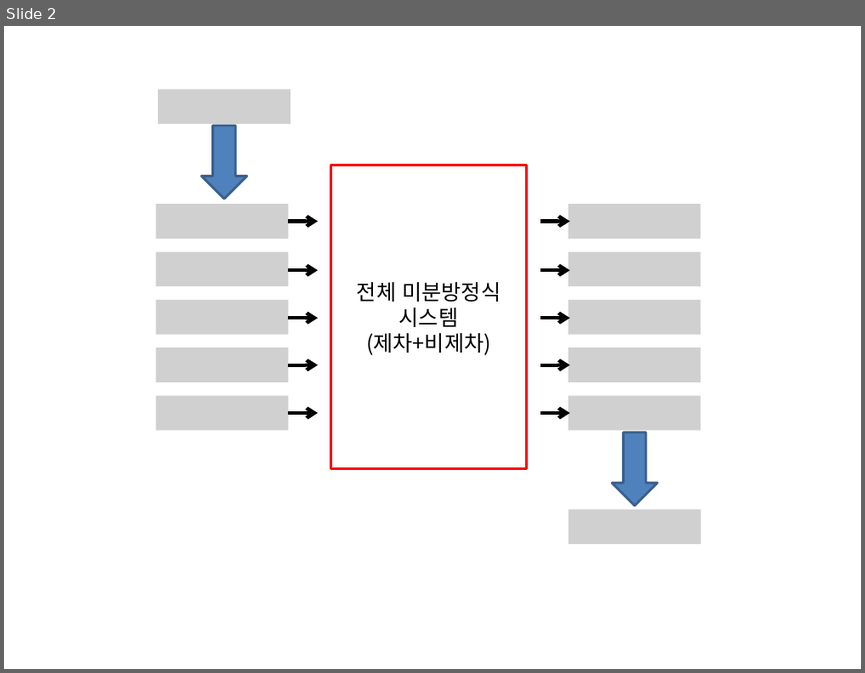
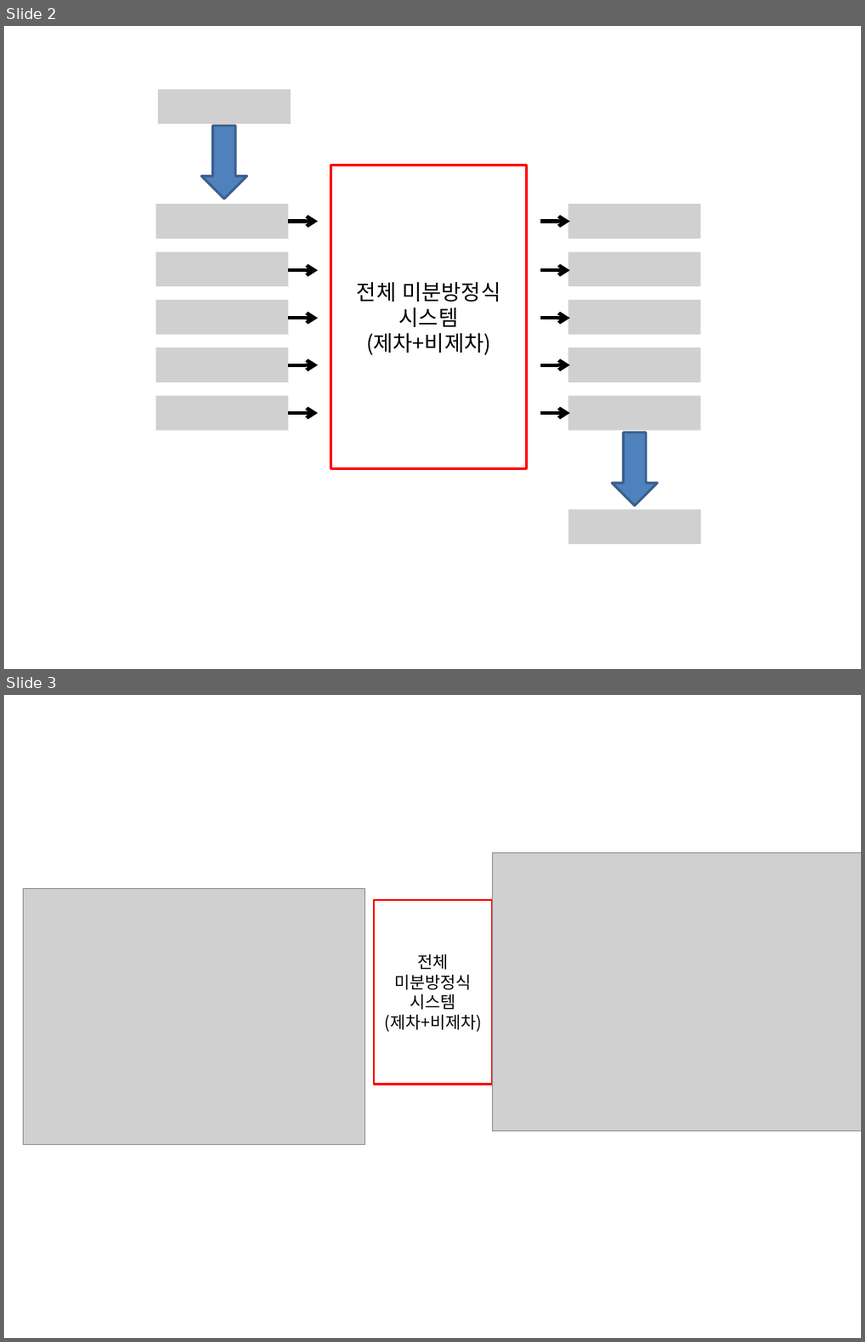
Before and after one commit to answeredbyablemind/answeredbyablemind.github.io, a slide deck: pics/2021-06-09-Greens_function/pics.pptx. Shown one above the other, each under a label of ours: slide 2 before the commit, slides 2 and 3 after it. The pictures are 865x673 and 865x1342 pixels, drawn with LibreOffice and Linux fonts; fonts in the diff are those of the drawing; grey boxes stand for pictures. Boxes give left, top, right and bottom in pixels: in the first picture for what was removed or moved away, otherwise in the second. Text is boxed around its words. In the diff, an @@ line names an element or a change of style, - is before the commit and + after.

```diff
--- a/pics/2021-06-09-Greens_function/pics.pptx
+++ b/pics/2021-06-09-Greens_function/pics.pptx
@@ slide 3 added at [4,695,861,1338], background #FFFFFF @@
@@ picture added at [493,852,861,1131] @@
@@ picture added at [23,888,364,1144] @@
@@ rectangle added at [374,900,493,1084], outline #FF0000 2 pt, 14 pt, text #000000 @@
+전체
+미분방정식
+시스템
+(제차+비제차)
```
Also in this commit, not shown: 1 slide removed, 1 other file.
